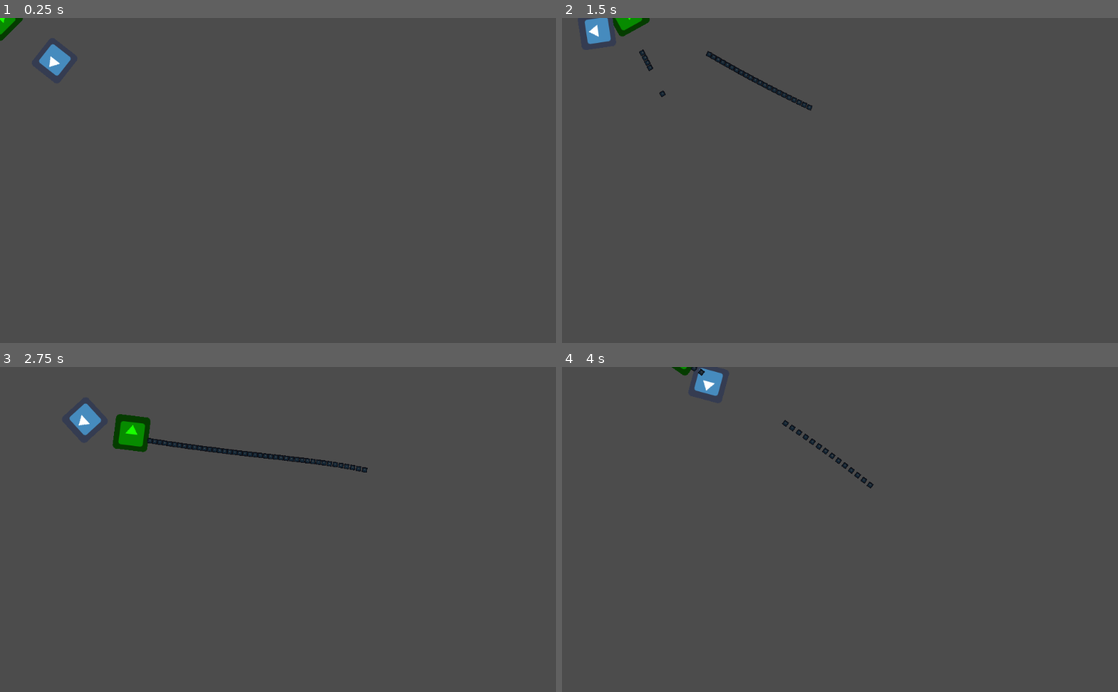
Above: before the commit, frames 1-4 (two rows, left to right).
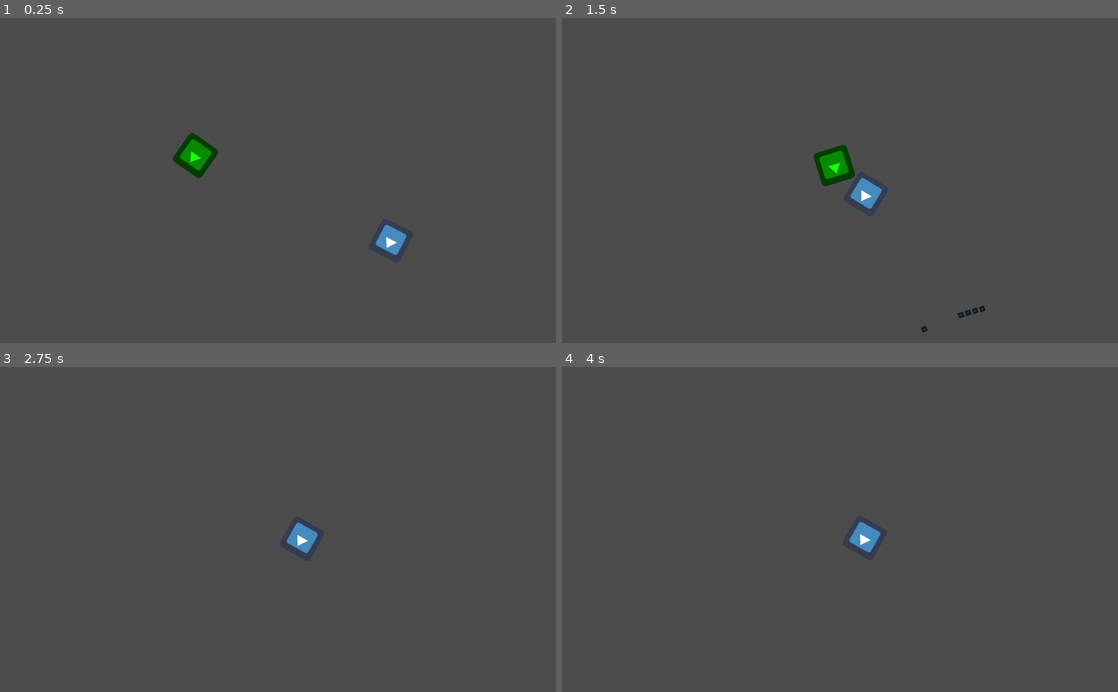
Above: after the commit, the same moments.

Repository: Jibby-Games/JibbyJam0
Game: Godot game, scene res://level.tscn
Same seed, same stepped clock (60 frames per second), same inputs: the game is played once before the commit and once after it. The engine's default icon, where the game draws it, is replaced by a stand-in: a white triangle on a blue panel in a dark square.
Inputs (mouse positions are in pixels of both pictures, inside the frame that each line leads up to):
- Up to frame 1 (0.25 s): no input
- Up to frame 2 (1.5 s): move the mouse to (962, 164) at 0.52 s; press the mouse at (962, 164) at 0.53 s; hold D (right) 0.53-1.28 s; move the mouse to (728, 196) at 1.27 s; release the mouse at (728, 196) at 1.28 s; hold S (down) from 1.28 s (still down); click (728, 196) at 1.35 s
- Up to frame 3 (2.75 s): move the mouse to (333, 458) at 2.02 s; release S (down) at 2.03 s; press the mouse at (333, 458) at 2.03 s; hold D (right) from 2.03 s (still down)
- Up to frame 4 (4 s): move the mouse to (812, 594) at 2.77 s; release D (right) at 2.78 s; release the mouse at (812, 594) at 2.78 s; hold W (up) 2.78-3.53 s; click (812, 594) at 2.85 s; move the mouse to (1006, 578) at 3.52 s; press the mouse at (1006, 578) at 3.53 s; hold A (left) from 3.53 s (still down)

The runs differ from the first frame. In frame 1, 1.5% of the frame differs, in the area x 0-74%, y 0-74%; in frame 2, 2.0%, in the area x 4-77%, y 0-97%; in frame 3, 1.9%; in frame 4, 0.9%.
Error before the commit: Invalid call. Nonexistent function 'is_colliding' in base 'KinematicBody2D (player.gd)'. (res://scripts/enemy.gd:35)

Commit message:
Enemies chase the player

Diff:
--- a/enemy.tscn
+++ b/enemy.tscn
@@ -1,12 +1,10 @@
-[gd_scene load_steps=5 format=2]
+[gd_scene load_steps=4 format=2]
 
 [ext_resource path="res://icon.png" type="Texture" id=1]
 [ext_resource path="res://scripts/enemy.gd" type="Script" id=2]
 
 [sub_resource type="CircleShape2D" id=1]
 radius = 32.0
-
-[sub_resource type="CircleShape2D" id=2]
 
 [node name="enemy" type="KinematicBody2D"]
 position = Vector2( 543, 311 )
@@ -19,8 +17,3 @@
 
 [node name="CollisionShape2D" type="CollisionShape2D" parent="."]
 shape = SubResource( 1 )
-
-[node name="Area2D" type="Area2D" parent="."]
-
-[node name="CollisionShape2D" type="CollisionShape2D" parent="Area2D"]
-shape = SubResource( 2 )
--- a/level.tscn
+++ b/level.tscn
@@ -4,8 +4,9 @@
 [ext_resource path="res://enemy.tscn" type="PackedScene" id=2]
 
 [node name="level" type="Node2D"]
+position = Vector2( 360, 254 )
 
 [node name="player" parent="." instance=ExtResource( 1 )]
 
 [node name="enemy" parent="." instance=ExtResource( 2 )]
-position = Vector2( 116, 91 )
+position = Vector2( 378, 165 )
--- a/player.tscn
+++ b/player.tscn
@@ -1,10 +1,13 @@
-[gd_scene load_steps=4 format=2]
+[gd_scene load_steps=5 format=2]
 
 [ext_resource path="res://scripts/player.gd" type="Script" id=1]
 [ext_resource path="res://icon.png" type="Texture" id=2]
 
 [sub_resource type="CircleShape2D" id=1]
 radius = 32.0
+
+[sub_resource type="CircleShape2D" id=2]
+radius = 35.0
 
 [node name="player" type="KinematicBody2D"]
 collision_layer = 2
@@ -20,3 +23,11 @@
 
 [node name="Muzzle" type="Position2D" parent="."]
 position = Vector2( 35, 10 )
+
+[node name="Area2D" type="Area2D" parent="."]
+
+[node name="CollisionShape2D" type="CollisionShape2D" parent="Area2D"]
+modulate = Color( 1, 0, 0, 1 )
+shape = SubResource( 2 )
+
+[connection signal="body_entered" from="Area2D" to="." method="_on_Area2D_body_entered"]
--- a/scripts/bullet.gd
+++ b/scripts/bullet.gd
@@ -3,10 +3,10 @@
 var speed = 750
 
 func _physics_process(delta):
-    position += transform.x * speed * delta
+	position += transform.x * speed * delta
 
 
 func _on_bullet_body_entered(body:Node) -> void:
-    if body.is_in_group("enemies"):
-        body.queue_free()
-    queue_free()
+	if body.is_in_group("enemies"):
+		body.queue_free()
+	queue_free()
--- a/scripts/enemy.gd
+++ b/scripts/enemy.gd
@@ -14,9 +14,13 @@
 func get_heading():
 	var heading = Vector2()
 
-	var player_loc = player_pawn.global_position
+	var target = Vector2()
+	if is_instance_valid(player_pawn):
+		target = player_pawn.global_position
+	else:
+		target = self.global_position
 
-	heading = player_loc - self.global_position
+	heading = target - self.global_position
 
 	return heading
 
@@ -31,6 +35,3 @@
 		velocity = lerp(velocity, Vector2.ZERO, friction)
 
 	velocity = move_and_slide(velocity)
-
-	if player_pawn.is_colliding():
-		print("Player Collision!")
--- a/scripts/player.gd
+++ b/scripts/player.gd
@@ -32,7 +32,17 @@
 		shoot()
 
 
+func player_died():
+	print("Player has died!")
+
+	queue_free()
+
 func shoot():
 	var b = bullet.instance()
 	owner.add_child(b)
 	b.transform = $Muzzle.global_transform
+
+
+func _on_Area2D_body_entered(body):
+	if body.name == "enemy":
+		player_died()
